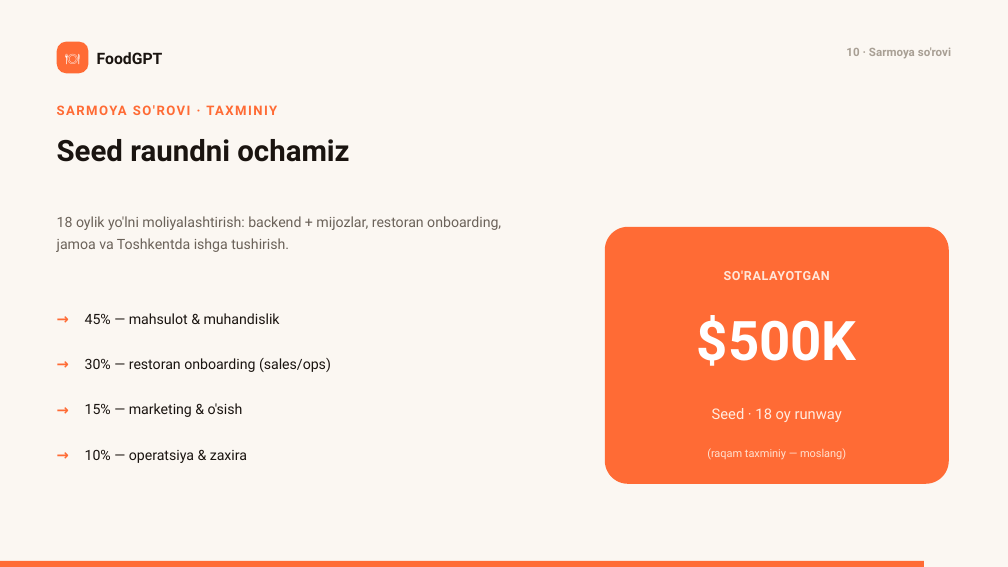
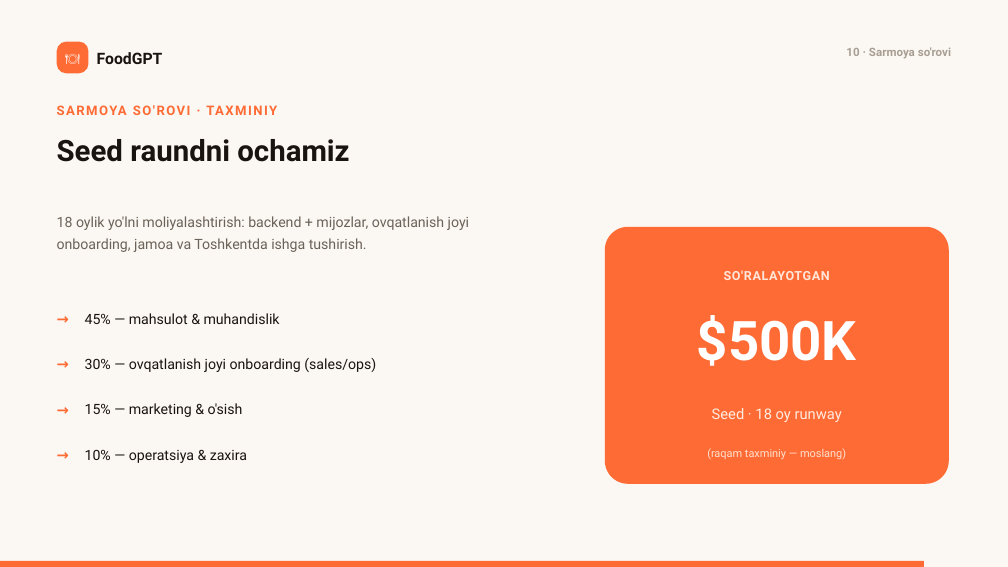
Before and after one commit to diyorbek20037773/food_ai, a slide deck: slide 11 of FoodGPT-taqdimot.pptx. Drawn at 1008x567 pixels with LibreOffice and Linux fonts; fonts in the diff are those of the drawing. Boxes give left, top, right and bottom in pixels: in the first picture for what was removed or moved away, otherwise in the second. Text is boxed around its words. In the diff, an @@ line names an element or a change of style, - is before the commit and + after.

```diff
--- a/FoodGPT-taqdimot.pptx
+++ b/FoodGPT-taqdimot.pptx
@@ text at (57, 216, 469, 252): text changed @@
-18 oylik yo'lni moliyalashtirish: backend + mijozlar, restoran onboarding, jamoa va Toshkentda ishga tushirish.
+18 oylik yo'lni moliyalashtirish: backend + mijozlar, ovqatlanish joyi onboarding, jamoa va Toshkentda ishga tushirish.
@@ text at (85, 358, 376, 372): text changed @@
-30% — restoran onboarding (sales/ops)
+30% — ovqatlanish joyi onboarding (sales/ops)
```
Also in this commit, not shown: 8 other slides changed, 27 other files.
